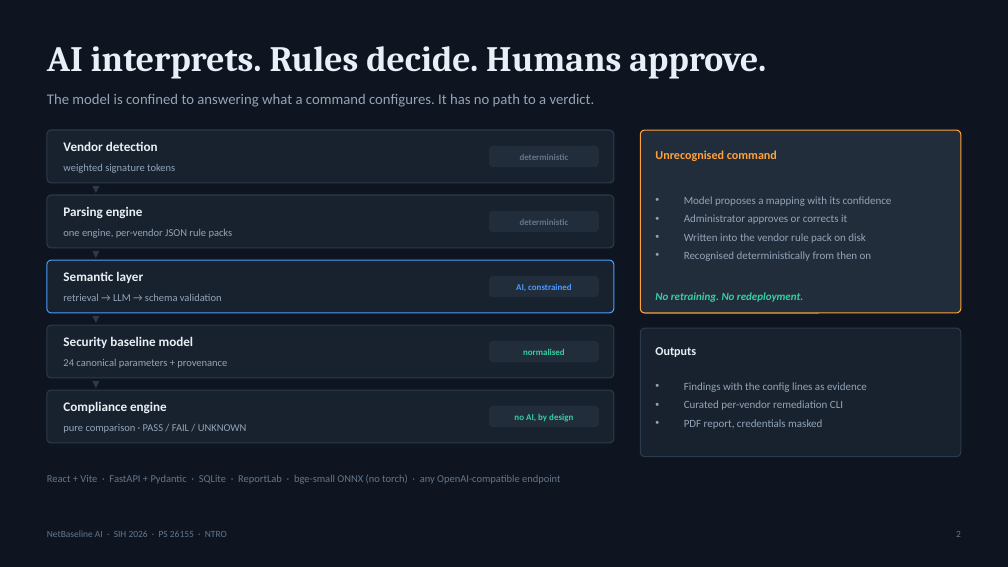
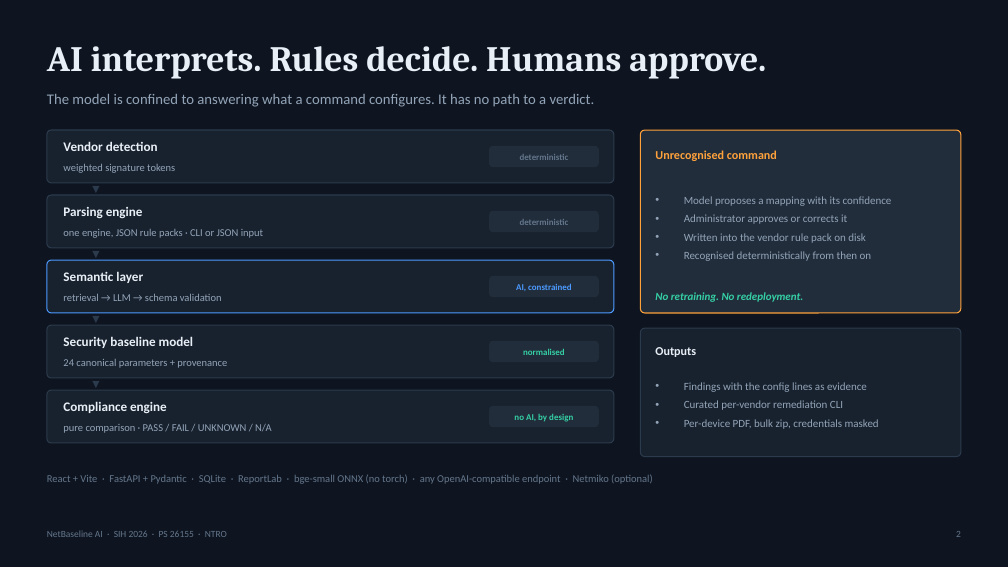
Before and after one commit to candyflipgit/sih26_ps26155, a slide deck: slide 2 of docs/NetBaseline_AI_Technical_Presentation.pptx. Drawn at 1008x567 pixels with LibreOffice and Linux fonts; fonts in the diff are those of the drawing. Boxes give left, top, right and bottom in pixels: in the first picture for what was removed or moved away, otherwise in the second. Text is boxed around its words. In the diff, an @@ line names an element or a change of style, - is before the commit and + after.

```diff
--- a/docs/NetBaseline_AI_Technical_Presentation.pptx
+++ b/docs/NetBaseline_AI_Technical_Presentation.pptx
@@ text at (63, 229, 263, 238): text changed @@
-one engine, per-vendor JSON rule packs
+one engine, JSON rule packs · CLI or JSON input
@@ text at (684, 419, 879, 429): text changed @@
-• PDF report, credentials masked
+• Per-device PDF, bulk zip, credentials masked
@@ text at (63, 424, 271, 433): text changed @@
-pure comparison · PASS / FAIL / UNKNOWN
+pure comparison · PASS / FAIL / UNKNOWN / N/A
@@ text at (47, 474, 653, 484): text changed @@
-React + Vite · FastAPI + Pydantic · SQLite · ReportLab · bge-small ONNX (no torch) · any OpenAI-compatible endpoint
+React + Vite · FastAPI + Pydantic · SQLite · ReportLab · bge-small ONNX (no torch) · any OpenAI-compatible endpoint · Netmiko (optional)
```
Also in this commit, not shown: 1 other slide changed, 30 other files.
